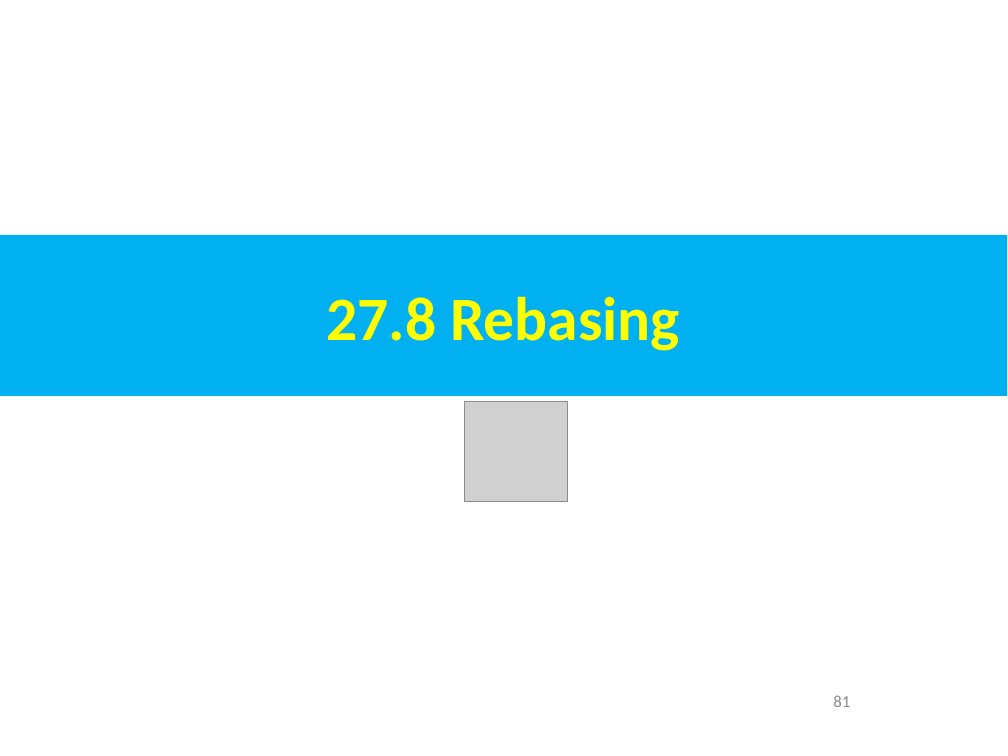
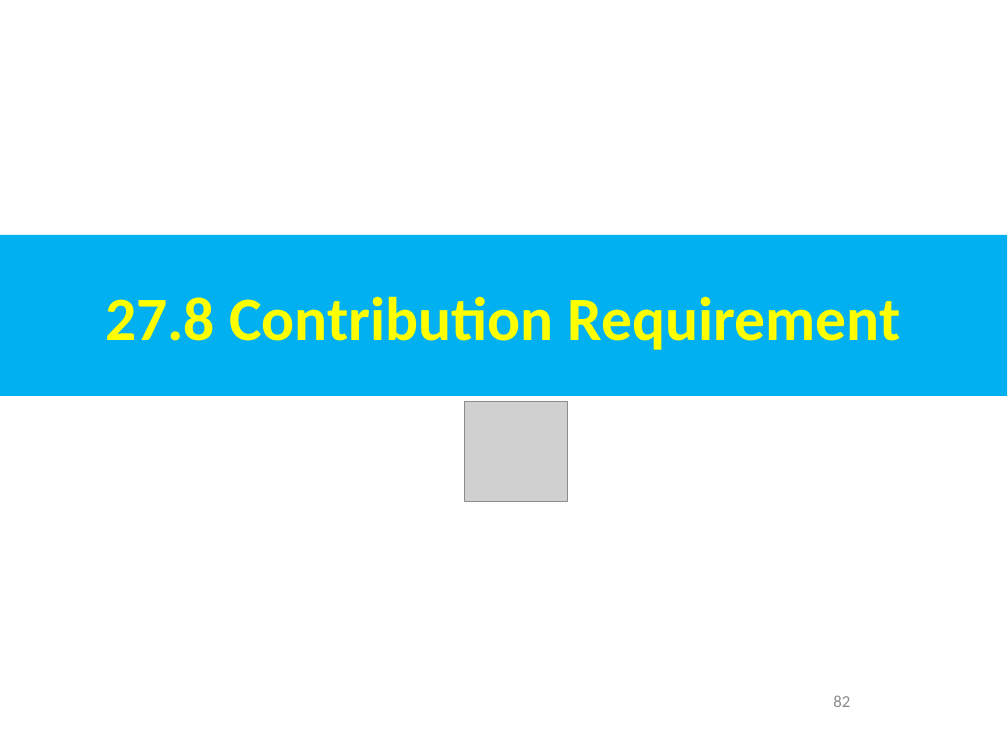
Before and after one commit to peterhchen/AIU_CS850_Gem5_McPAT, a slide deck: slide 82 of 050_Gem5/027.Contribute/000_Video/027_01.Contribute.ppt (slide 81 before the commit). Drawn at 1008x756 pixels with LibreOffice and Linux fonts; fonts in the diff are those of the drawing; grey boxes stand for pictures. Boxes give left, top, right and bottom in pixels: in the first picture for what was removed or moved away, otherwise in the second. Text is boxed around its words. In the diff, an @@ line names an element or a change of style, - is before the commit and + after.

```diff
--- a/050_Gem5/027.Contribute/000_Video/027_01.Contribute.ppt
+++ b/050_Gem5/027.Contribute/000_Video/027_01.Contribute.ppt
@@ text in rectangle at bbox=[105, 296, 901, 350]: text changed @@
-27.8 Rebasing
+27.8 Contribution Requirement
@@ page number removed at bbox=[833, 695, 850, 707] @@
-81
@@ page number added at bbox=[833, 695, 850, 707], 12 pt, text #8B8B8B @@
+82
```
Also in this commit, not shown: 1 other slide changed, 1 slide added.
